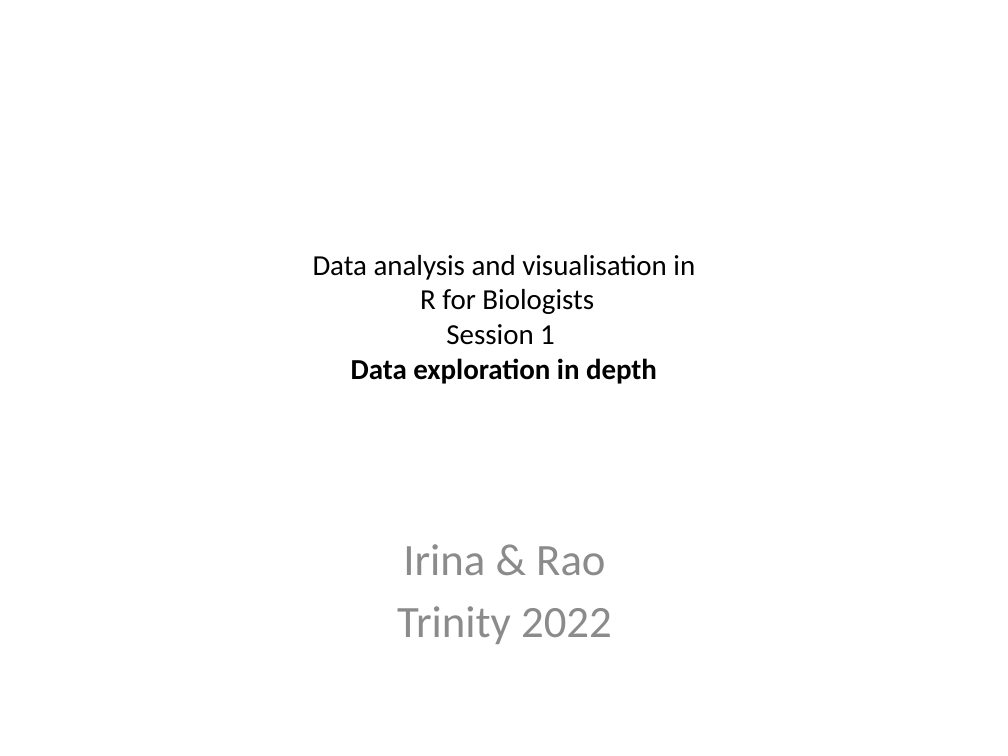
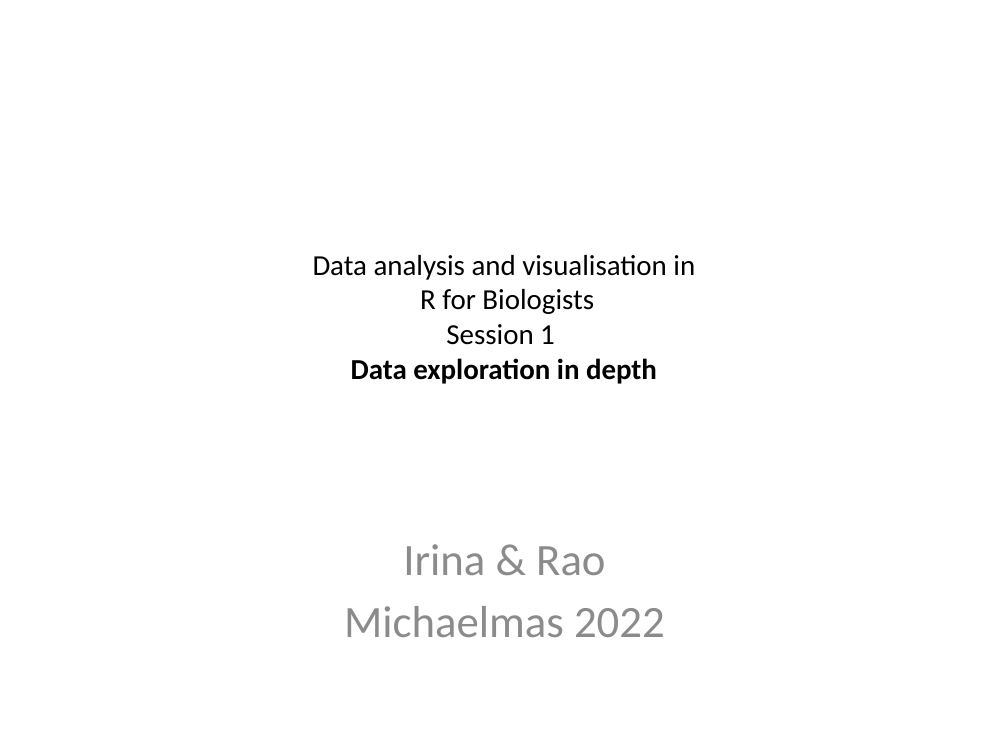
Before and after one commit to sraorao/data_analysis_visualisation_R_MT2022, a slide deck: slide 1 of powerpoint files/Session1.pptx. Drawn at 1008x756 pixels with LibreOffice and Linux fonts; fonts in the diff are those of the drawing. Boxes give left, top, right and bottom in pixels: in the first picture for what was removed or moved away, otherwise in the second. Text is boxed around its words. In the diff, an @@ line names an element or a change of style, - is before the commit and + after.

```diff
--- a/powerpoint files/Session1.pptx
+++ b/powerpoint files/Session1.pptx
@@ text at (x1=344, y1=606, x2=665, y2=637): text changed @@
-Trinity 2022
+Michaelmas 2022
```
Also in this commit, not shown: 2 other files.
